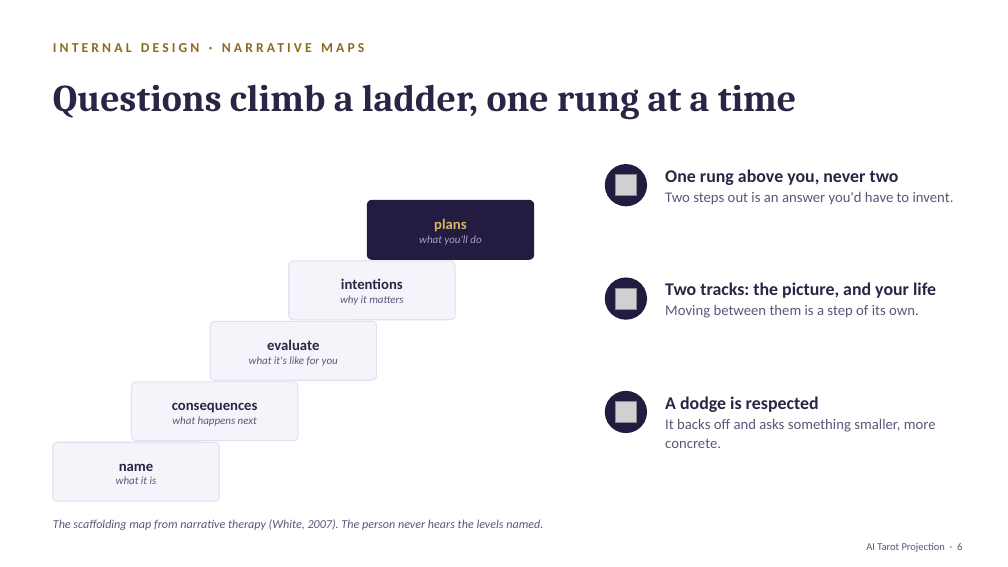
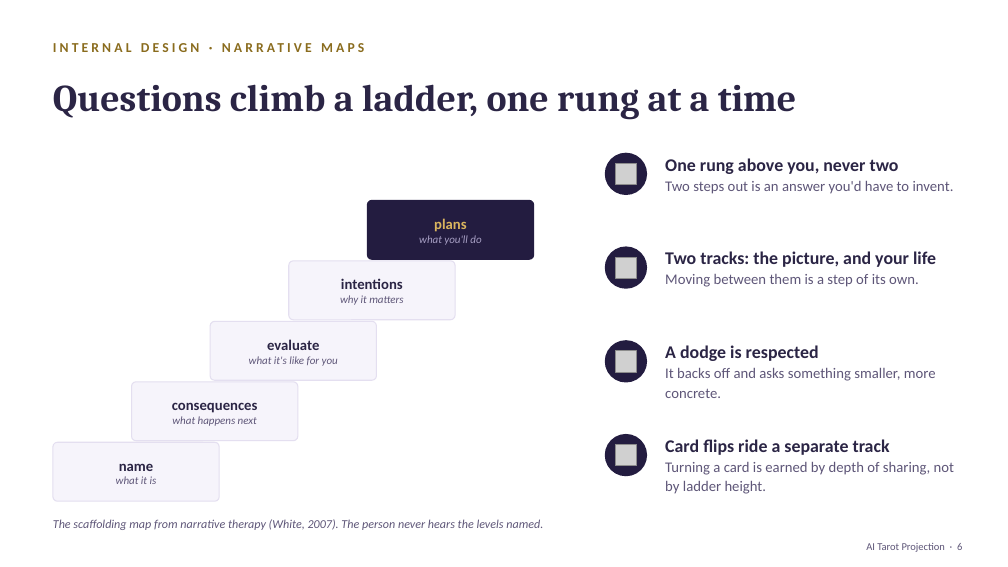
Before and after one commit to wyc79/ai-tarot-projection, a slide deck: slide 6 of ai-tarot-projection-pitch.pptx. Drawn at 1008x567 pixels with LibreOffice and Linux fonts; fonts in the diff are those of the drawing; grey boxes stand for pictures. Boxes give left, top, right and bottom in pixels: in the first picture for what was removed or moved away, otherwise in the second. Text is boxed around its words. In the diff, an @@ line names an element or a change of style, - is before the commit and + after.

```diff
--- a/ai-tarot-projection-pitch.pptx
+++ b/ai-tarot-projection-pitch.pptx
@@ 1 picture, 1 text, 1 ellipse: place and size @@
-1 picture, 1 text, 1 ellipse at [605,164,954,206]
+1 picture, 1 text, 1 ellipse at [605,153,954,195]
@@ ellipse: place and size @@
-ellipse at [605,278,647,320]
+ellipse at [605,247,647,289]
@@ picture: place and size @@
-picture at [616,288,637,309]
+picture at [616,257,637,278]
@@ text "Two tracks: the picture, and ...": place and size @@
-text "Two tracks: the picture, and ..." at [665,282,936,318]
+text "Two tracks: the picture, and ..." at [665,251,936,287]
@@ ellipse: place and size @@
-ellipse at [605,391,647,433]
+ellipse at [605,340,647,383]
@@ picture: place and size @@
-picture at [616,402,637,423]
+picture at [616,351,637,372]
@@ text "A dodge is respected": place and size @@
-text "A dodge is respected" at [665,396,936,448]
+text "A dodge is respected" at [665,345,936,398]
@@ ellipse added at [605,434,647,476], fill #231C40 @@
@@ picture added at [616,445,637,466] @@
@@ text added at [665,439,954,494], 14 pt, text #5E5678 @@
+Card flips ride a separate track
+Turning a card is earned by depth of sharing, not by ladder height.
```
Also in this commit, not shown: 2 other slides changed.
